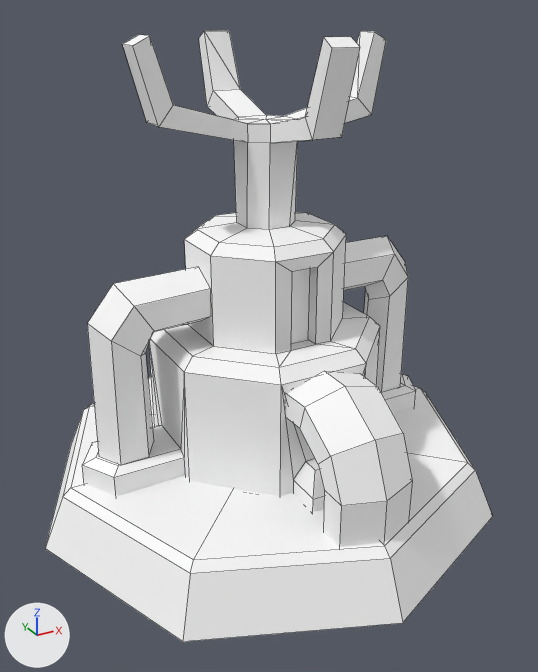
Renders of the FBX model Assets/Models/TD/Towers/VeganTowerBase.fbx from each side of a commit.
Both versions are drawn from a 50 mm camera at (-1.32, -2.51, 1.75) aimed at (-0.09, -0.28, 0.63). Arrows for +X, +Y and +Z are at lower left; the lights stay in place. Mesh edges are drawn as thin lines. Where no turn or scale is listed for an object, it has been applied to the vertices.

The first picture shows 'EMP_Tower_level_1'.
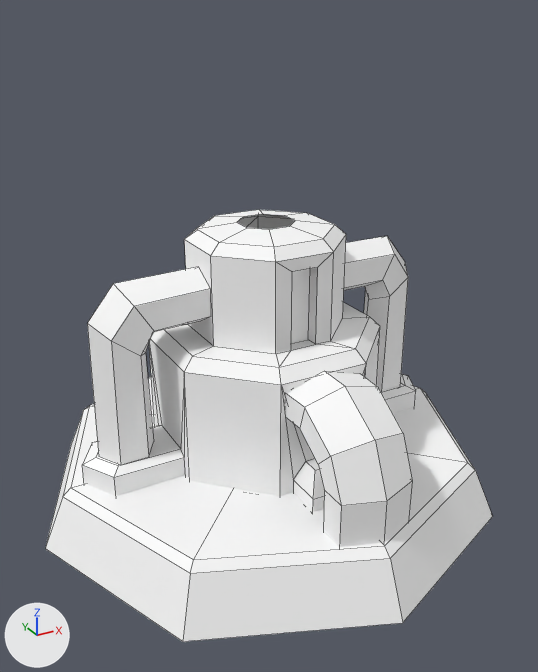
The newer file is also turned or shifted as a whole; pictures and numbers use the older file's frame.

Boxes [x1, y1, x2, y2] around the edits, measured in the pictures (538 x 672 px):
```json
{"object": "EMP_Tower_level_1", "change": "reshaped", "before": [45, 30, 493, 642], "after": [45, 210, 493, 642], "on screen": "29% shorter"}
{"part": 1, "of": "me_untitled", "change": "deleted", "before": [123, 30, 386, 229]}
```

Edits to the scene script, one JSON object a line:
```json
{"block": "me_untitled", "where": "# used by ob_emp_tower_level_1; location = (-0.061, -0.302, -0.051)"}
{"op": "remove", "block": "me_untitled", "code": "me_untitled.from_pydata(...)  # 314 vertices, 288 faces; spans x -0.92..0.91, y -0.82..1.01, z 0.0..1.73"}
{"op": "add", "block": "me_untitled", "code": "me_untitled.from_pydata(...)  # 259 vertices, 228 faces; spans x -0.92..0.91, y -0.82..1.01, z 0.0..1.1"}
{"block": "me_untitled", "change": "me_untitled part 1"}
{"block": "me_untitled", "change": "55 vertices are removed from x -0.47..0.46, y -0.35..0.53, z 1.39..1.73"}
{"block": "me_untitled", "change": "60 faces are deleted"}
```
